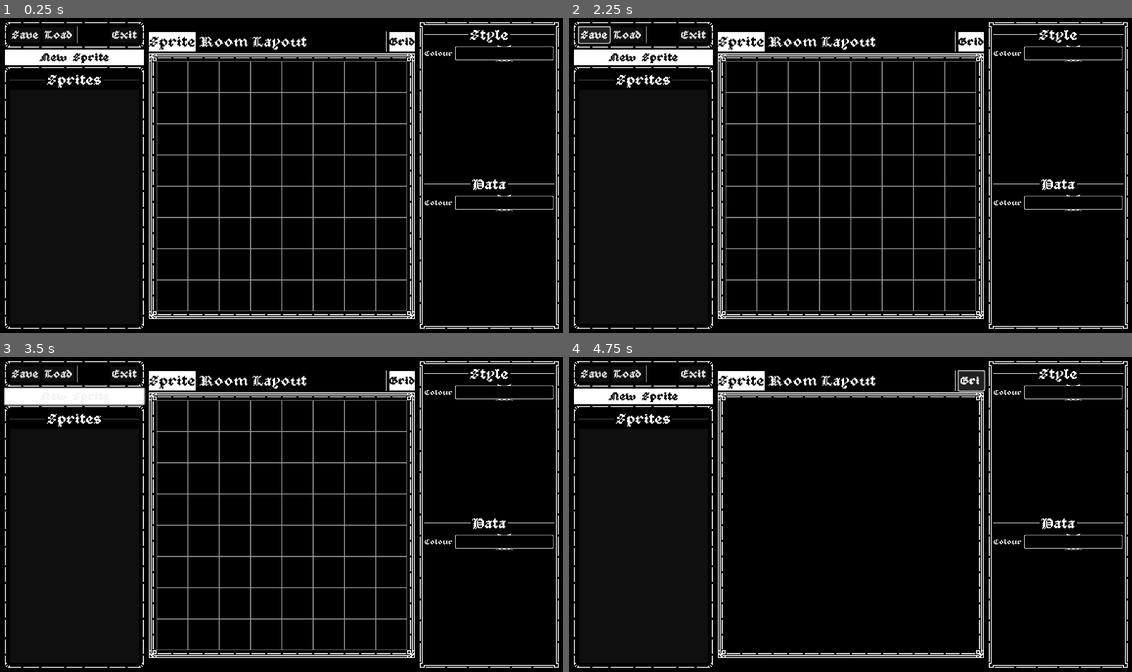
Above: before the commit, frames 1-4 (two rows, left to right).
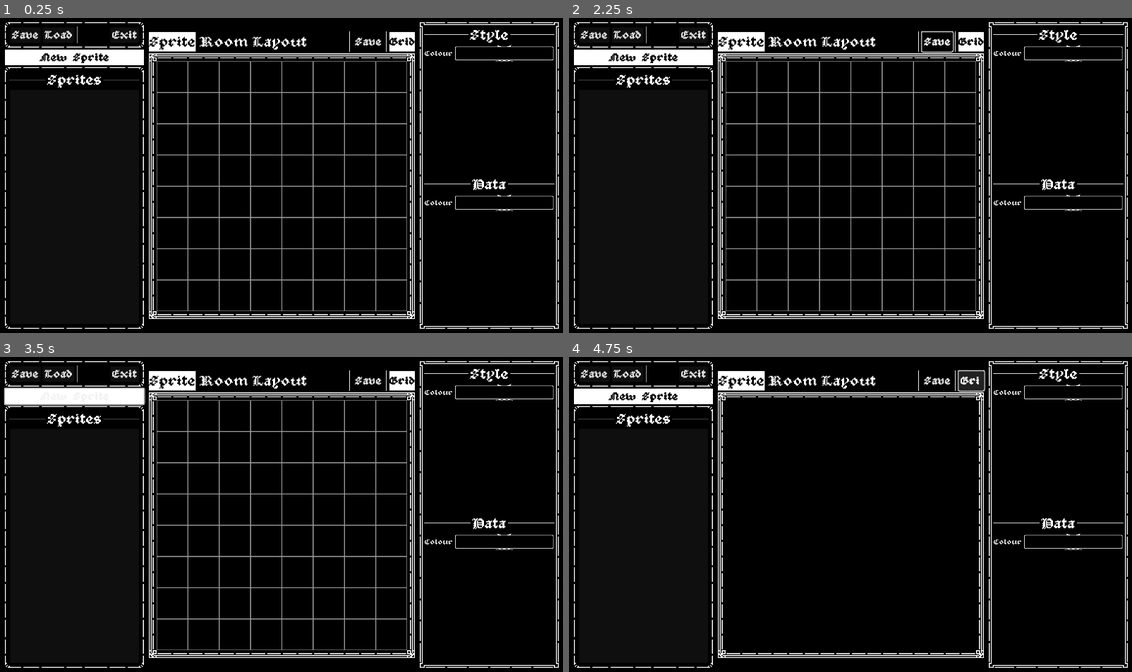
Above: after the commit, the same moments.

Repository: 3enjm/texed
Game: Godot game, scene res://src/main.tscn
Same seed, same stepped clock (60 frames per second), same inputs: the game is played once before the commit and once after it.
Inputs:
- Up to frame 1 (0.25 s): no input
- Up to frame 2 (2.25 s): click "Save" at 0.5 s; click "Load" at 1.25 s; click "Save" at 2 s
- Up to frame 3 (3.5 s): click "New Sprite" at 2.75 s
- Up to frame 4 (4.75 s): click "New Sprite" at 3.5 s; click "Grid" at 4.25 s

The runs differ from the first frame. In frame 1, less than 0.1% of the frame differs, in the area x 62-68%, y 4-11%; in frame 2, 0.3%, in the area x 1-69%, y 2-12%; in frame 3, less than 0.1%; in frame 4, less than 0.1%.

Commit message:
Added functionality to detect changes to an asset. More work done on making loading and saving sprites. room_data is a stub

Diff:
--- a/src/main.gd
+++ b/src/main.gd
@@ -7,12 +7,17 @@
 # UI
 ###
 
+# Project Wide Controls
+@onready var project_save_button: Button = %ProjectSaveButton
+@onready var project_load_button: Button = $MainUI/Control/MarginContainer/HBoxContainer2/VBoxContainer2/PanelContainer/HBoxContainer/ProjectLoadButton
+@onready var app_exit_button: Button = $MainUI/Control/MarginContainer/HBoxContainer2/VBoxContainer2/PanelContainer/HBoxContainer/AppExitButton
+
 @onready var init_panel: Panel = %InitPanel
-
 
 @onready var canvas_viewport: SubViewport = %CanvasViewport
 @onready var toggle_grid_button: Button = %ToggleGridButton
 @onready var grid_texture_rect: TextureRect = %GridTextureRect
+@onready var canvas_save_button: Button = %CanvasSaveButton
 @onready var fg_colour_field: HBoxContainer = %FGColourField
 @onready var fg_color_picker_button: ColorPickerButton = %ColourField/FGColorPickerButton
 
@@ -32,9 +37,12 @@
 	ROOM_EDIT_POSITION,
 }
 
-var assets: Dictionary[AssetData.AssetType, Array] = {}
+# Assets that have not been written to disk
+var assets: Dictionary[RID, AssetData] = {}
+var active_rid: RID
+var last_hash: int = 0
 
-var active_asset_data: Dictionary[EditorMode, AssetData]
+var asset_list_map: Array[RID] = []
 
 var ed_mode: EditorMode = EditorMode.SPRITE_EDIT
 var ed_smode: EditorMode = EditorMode.NO_SUBMODE
@@ -42,13 +50,18 @@
 func _ready() -> void:
 	new_asset_button.pressed.connect(_on_create_asset)
 	init_asset_button.pressed.connect(_on_create_asset)
+	var sd := SpriteData.new()
+	assets[sd.get_rid()] = sd
 
 func _on_create_asset() -> void:
-	if not active_asset_data.get(ed_mode, null):
-		active_asset_data[ed_mode] = SpriteData.new() if ed_mode == EditorMode.SPRITE_EDIT else null
-	else:
-		#TODO: Ask if we want to save the current active asset?
-		pass
+	var new_asset: AssetData
+	if ed_mode == EditorMode.SPRITE_EDIT:
+		new_asset = SpriteData.new()
+	active_rid = new_asset.get_rid()
+	assets[active_rid] = new_asset
+	last_hash = hash(new_asset)
+	populate_asset_list()
+
 
 func _on_toggle_grid_button_toggled(toggled_on: bool) -> void:
 	grid_texture_rect.visible = toggled_on
@@ -67,13 +80,16 @@
 	if ed_mode == EditorMode.SPRITE_EDIT || \
 		ed_mode == EditorMode.ROOM_EDIT:
 
-		canvas.brush.visible = false
-		await RenderingServer.frame_post_draw
-		var vp_image := canvas_viewport.get_texture().get_image()
-		vp_image.resize(64,64)
-		active_asset_data[ed_mode].set_image(vp_image)
-		asset_list.add_item("", ImageTexture.create_from_image(vp_image))
-		canvas.brush.visible = true
+		if canvas.active_tile_map.get_used_cells().count() > 0:
+			canvas.brush.visible = false
+			await RenderingServer.frame_post_draw
+			var vp_image := canvas_viewport.get_texture().get_image()
+			vp_image.resize(64,64)
+			#active_asset_data[ed_mode].set_image(vp_image)
+			asset_list.add_item("", ImageTexture.create_from_image(vp_image))
+			canvas.brush.visible = true
+		else:
+			print("Nothing Saved")
 
 func change_ed_mode(mode: EditorMode) -> void:
 	if mode != ed_mode:
@@ -91,13 +107,41 @@
 
 		ed_mode = mode
 
-func populate_asset_list(asset_type: AssetData.AssetType) -> void:
+func populate_asset_list() -> void:
 	asset_list.clear()
-	for a in assets[asset_type]:
-		var asset_data := a as AssetData
-		if asset_data:
-			asset_list.add_icon_item(ImageTexture.create_from_image(asset_data.get_image()))
+	asset_list_map.clear()
+	for a_data in assets.values():
+		if EditorMode.SPRITE_EDIT and a_data is SpriteData:
+			#TODO: Sort these into sub categories
+			var idx := asset_list.add_icon_item(ImageTexture.create_from_image(a_data.get_image()))
+			asset_list_map.set(idx, active_rid)
 
 func _on_asset_list_item_selected(index: int) -> void:
 	#TODO: If changes have been made ask about it. Then load image data into tilemap layer
+	if last_hash != hash(assets[active_rid]):
+		print("NEED TO SAVE! LOST EVERYTHING!")
+
+	active_rid = asset_list_map[index]
+	last_hash = hash(assets[active_rid])
+	#TODO: Update canvas from data we pulled
+
+func _on_canvas_save_button_pressed() -> void:
+	if ed_mode == EditorMode.SPRITE_EDIT || \
+		ed_mode == EditorMode.ROOM_EDIT:
+
+		#TODO: Change this so that we see if the sprite was changed
+		if canvas.active_tile_map.get_used_cells().size() > 0:
+			canvas.brush.visible = false
+			await RenderingServer.frame_post_draw
+			var vp_image := canvas_viewport.get_texture().get_image()
+			vp_image.resize(64,64)
+			assets[active_rid].set_image(vp_image)
+			#asset_list.add_item("", ImageTexture.create_from_image(vp_image))
+			#assets[active_asset_data[ed_mode].get_asset_type()].push_back(active_asset)
+			canvas.brush.visible = true
+		else:
+			print("Nothing Saved")
+
+
+func _on_project_save_button_pressed() -> void:
 	pass # Replace with function body.
--- a/src/main.tscn
+++ b/src/main.tscn
@@ -86,12 +86,14 @@
 [node name="HBoxContainer" type="HBoxContainer" parent="MainUI/Control/MarginContainer/HBoxContainer2/VBoxContainer2/PanelContainer"]
 layout_mode = 2
 
-[node name="SaveButton" type="Button" parent="MainUI/Control/MarginContainer/HBoxContainer2/VBoxContainer2/PanelContainer/HBoxContainer"]
+[node name="ProjectSaveButton" type="Button" parent="MainUI/Control/MarginContainer/HBoxContainer2/VBoxContainer2/PanelContainer/HBoxContainer"]
+unique_name_in_owner = true
 layout_mode = 2
 text = "Save
 "
 
-[node name="LoadButton" type="Button" parent="MainUI/Control/MarginContainer/HBoxContainer2/VBoxContainer2/PanelContainer/HBoxContainer"]
+[node name="ProjectLoadButton" type="Button" parent="MainUI/Control/MarginContainer/HBoxContainer2/VBoxContainer2/PanelContainer/HBoxContainer"]
+unique_name_in_owner = true
 layout_mode = 2
 text = "Load"
 
@@ -99,7 +101,8 @@
 layout_mode = 2
 theme_override_styles/separator = SubResource("StyleBoxLine_rlaii")
 
-[node name="ExitButton" type="Button" parent="MainUI/Control/MarginContainer/HBoxContainer2/VBoxContainer2/PanelContainer/HBoxContainer"]
+[node name="AppExitButton" type="Button" parent="MainUI/Control/MarginContainer/HBoxContainer2/VBoxContainer2/PanelContainer/HBoxContainer"]
+unique_name_in_owner = true
 layout_mode = 2
 size_flags_horizontal = 10
 text = "Exit"
@@ -168,6 +171,16 @@
 tab_2/title = "Layout"
 
 [node name="VSeparator" type="VSeparator" parent="MainUI/Control/MarginContainer/HBoxContainer2/CenterContainer/VBoxContainer3/HBoxContainer"]
+layout_mode = 2
+theme_override_styles/separator = SubResource("StyleBoxLine_fyndt")
+
+[node name="CanvasSaveButton" type="Button" parent="MainUI/Control/MarginContainer/HBoxContainer2/CenterContainer/VBoxContainer3/HBoxContainer"]
+unique_name_in_owner = true
+layout_mode = 2
+text = "Save"
+flat = true
+
+[node name="VSeparator2" type="VSeparator" parent="MainUI/Control/MarginContainer/HBoxContainer2/CenterContainer/VBoxContainer3/HBoxContainer"]
 layout_mode = 2
 theme_override_styles/separator = SubResource("StyleBoxLine_fyndt")
 
@@ -329,8 +342,10 @@
 grow_horizontal = 2
 grow_vertical = 2
 
+[connection signal="pressed" from="MainUI/Control/MarginContainer/HBoxContainer2/VBoxContainer2/PanelContainer/HBoxContainer/ProjectSaveButton" to="." method="_on_project_save_button_pressed"]
 [connection signal="item_selected" from="MainUI/Control/MarginContainer/HBoxContainer2/VBoxContainer2/AssetExplorer/VBoxContainer/AssetList" to="." method="_on_asset_list_item_selected"]
 [connection signal="tab_changed" from="MainUI/Control/MarginContainer/HBoxContainer2/CenterContainer/VBoxContainer3/HBoxContainer/TabBar" to="." method="_on_tab_bar_tab_changed"]
+[connection signal="pressed" from="MainUI/Control/MarginContainer/HBoxContainer2/CenterContainer/VBoxContainer3/HBoxContainer/CanvasSaveButton" to="." method="_on_canvas_save_button_pressed"]
 [connection signal="toggled" from="MainUI/Control/MarginContainer/HBoxContainer2/CenterContainer/VBoxContainer3/HBoxContainer/ToggleGridButton" to="." method="_on_toggle_grid_button_toggled"]
 [connection signal="color_changed" from="MainUI/Control/MarginContainer/HBoxContainer2/StylePanel/VBoxContainer2/VBoxContainer/FGColourField/FGColorPickerButton" to="." method="_on_fg_color_picker_button_color_changed"]
 [connection signal="color_changed" from="MainUI/Control/MarginContainer/HBoxContainer2/StylePanel/VBoxContainer2/VBoxContainer2/FGColourField/FGColorPickerButton" to="." method="_on_fg_color_picker_button_color_changed"]
--- /dev/null
+++ b/src/project_data.gd
@@ -0,0 +1,7 @@
+class_name ProjectData
+extends Resource
+
+@export var project_name := ""
+
+var sprites: Array[SpriteData]
+var rooms: Array
--- /dev/null
+++ b/src/room_data.gd
@@ -0,0 +1,2 @@
+class_name RoomData
+extends Resource
Not shown, added: src/project_data.gd.uid
Not shown, added: src/room_data.gd.uid
